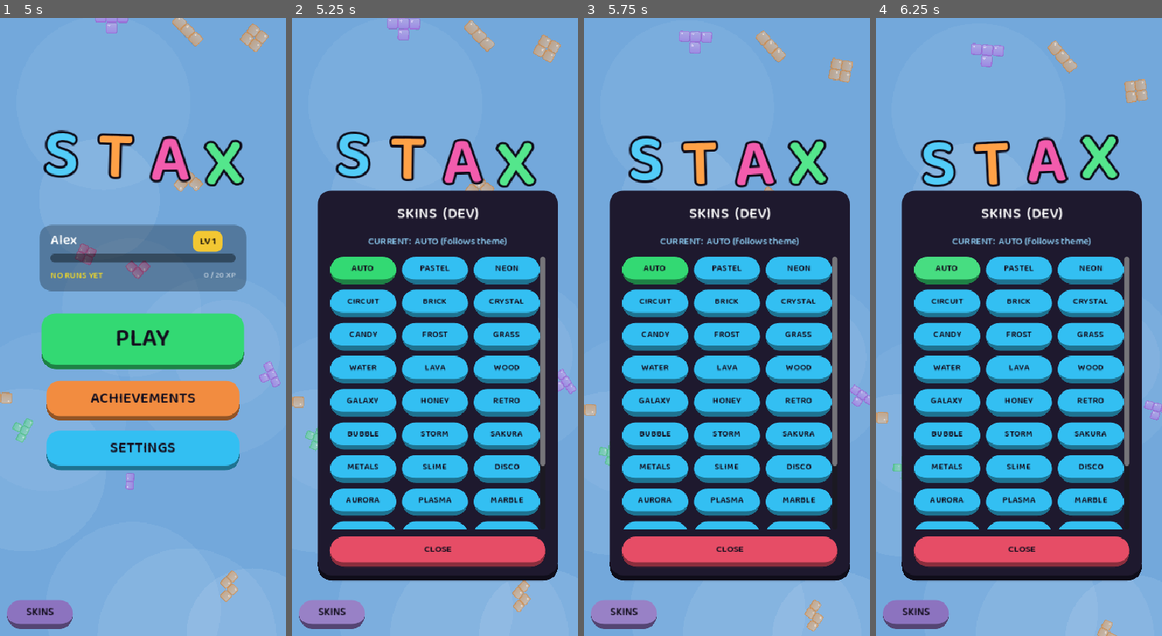
Above: before the commit, frames 1-4 (left to right).
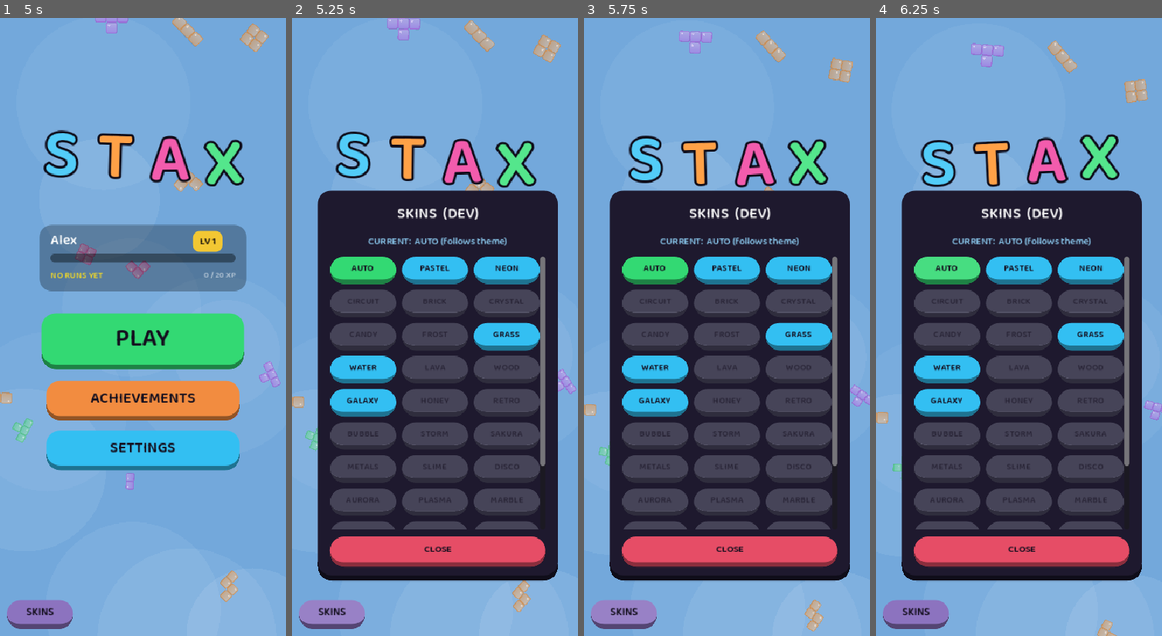
Above: after the commit, the same moments.

Repository: XSideZ/stax-game
Game: Godot game, scene res://scenes/MainMenu.tscn
The game is run twice, just before and just after one commit, with the same random seed, the same clock (stepped at 60 frames per second) and the same inputs.
Inputs (mouse positions are in pixels of both pictures, inside the frame that each line leads up to):
- Up to frame 1 (5 s): click (143, 296) at 0.52 s; type "Alex" at 0.6 s; click "LET'S GO" at 1.25 s; click "Alex" at 2 s; click "PLAY" at 2.75 s; click "PLAY" at 3.5 s; click "ACHIEVEMENTS" at 4.25 s
- Up to frame 2 (5.25 s): click "SKINS" at 5 s
- Up to frame 3 (5.75 s): no input
- Up to frame 4 (6.25 s): click "AUTO" at 5.75 s

Frame 1 is identical in both runs. In frame 2, 18% of the frame differs, in the area x 13-87%, y 43-83%; in frame 3, 18%; in frame 4, 18%.

Commit message:
Easier early clears + streak, 3 new achievements, skin unlock system
GAMEPLAY: early game (first 9 sets) now uses ONLY small pieces biased to complete
lines (board stays tiny -> constant clears/board-clears); board-clear seed chance
0.85->0.92.
ACHIEVEMENTS: On Fire streak tiers eased 3/6/10 -> 3/5/8; added Powerhouse (use
abilities), Marathon (lines in one run), Collector (unlock skins) + stat_powers_used.
check_unlocks now loops until stable so XP-driven cascades (Climber/Collector) settle
in one call (idempotent).
SKINS LOCKED behind levels + achievements: SKIN_UNLOCK map, is_skin_unlocked/
count_unlocked_skins, unlocked_skins() gated to the earned set (AUTO rotation only
cycles unlocked skins). New-skin unlocks toast on game over (and the dev picker grays
locked skins). 5 starter skins; the rest earned by level or completing an achievement.

Co-Authored-By: Claude Fable 5 <noreply@anthropic.com>

Diff:
--- a/scripts/Game.gd
+++ b/scripts/Game.gd
@@ -369,7 +369,7 @@
 # keep the board SMALL (no big builder dumps) and try to hand the player a piece
 # that can empty the board, so full board-clears happen constantly up front.
 const EARLY_CLEAR_SETS   := 9
-const EARLY_CLEAR_CHANCE := 0.85
+const EARLY_CLEAR_CHANCE := 0.92
 
 const BUILDER_SHAPES : Array = [
 	[[0,0],[1,0],[2,0],[3,0]],
@@ -383,6 +383,13 @@
 ]
 
 func _pick_shape() -> Array:
+	# EARLY GAME = a fast board-clear puzzle: ONLY small pieces, strongly biased to
+	# completing lines, so the board stays tiny and clears keep emptying it.
+	if sets_given < EARLY_CLEAR_SETS:
+		var small := _pick_combo_shape(EARLY_SHAPES)
+		if not small.is_empty():
+			return small
+		return _pick_helpful_shape()
 	var smart_p : float = clampf(0.85 * (1.0 - float(placements) / SMART_FADE_MOVES), 0.0, 0.85)
 	if randf() < smart_p:
 		var smart := _pick_combo_shape()
@@ -415,7 +422,7 @@
 # Uses precomputed row/col fill counts so the full shape×position sweep stays
 # cheap enough for set-spawn on mobile (can_place guarantees no overlap, so
 # fill + shape-cells-in-line == line length means the line completes).
-func _pick_combo_shape() -> Array:
+func _pick_combo_shape(pool: Array = SHAPES) -> Array:
 	var row_fill : Array = []
 	var col_fill : Array = []
 	for r in GRID_ROWS:
@@ -431,7 +438,7 @@
 
 	var best_lines := 0
 	var candidates : Array = []
-	for s in SHAPES:
+	for s in pool:
 		var s_best := 0
 		for r in GRID_ROWS:
 			for c in GRID_COLS:
@@ -778,6 +785,10 @@
 	elif meter >= METER_BOMB:
 		meter -= METER_BOMB
 		_power_bomb()
+	# Count the ability use → can pop the Powerhouse achievement mid-run
+	GameState.add_power_used()
+	for key in GameState.check_unlocks():
+		_show_achievement_toast(key)
 	queue_redraw()
 
 # Prefer a filled cell so the blast always feels like it hit something
@@ -916,13 +927,14 @@
 	var a : Dictionary = GameState.ach_info(id)
 	if a.is_empty():
 		return
+	var is_skin : bool = a.get("skin", false)
 	Sfx.play_best()
 	var panel := PanelContainer.new()
 	var sb := StyleBoxFlat.new()
 	sb.bg_color = Color(0.13, 0.11, 0.20, 0.96)
 	sb.set_corner_radius_all(16)
 	sb.border_width_bottom = 5
-	sb.border_color = Color(0.95, 0.75, 0.15)
+	sb.border_color = Color(0.40, 0.85, 1.0) if is_skin else Color(0.95, 0.75, 0.15)
 	sb.content_margin_left = 18; sb.content_margin_right = 18
 	sb.content_margin_top = 10;  sb.content_margin_bottom = 12
 	panel.add_theme_stylebox_override("panel", sb)
@@ -933,14 +945,14 @@
 	var vbox := VBoxContainer.new()
 	panel.add_child(vbox)
 	var header := Label.new()
-	header.text = "ACHIEVEMENT UNLOCKED"
+	header.text = "NEW SKIN UNLOCKED" if is_skin else "ACHIEVEMENT UNLOCKED"
 	header.add_theme_font_size_override("font_size", 11)
 	header.add_theme_color_override("font_color", Color(1, 1, 1, 0.50))
 	vbox.add_child(header)
 	var title := Label.new()
-	title.text = a["name"] + "   +" + str(a["xp"]) + " XP"
+	title.text = a["name"] if is_skin else a["name"] + "   +" + str(a["xp"]) + " XP"
 	title.add_theme_font_size_override("font_size", 20)
-	title.add_theme_color_override("font_color", Color(0.95, 0.78, 0.20))
+	title.add_theme_color_override("font_color", Color(0.55, 0.90, 1.0) if is_skin else Color(0.95, 0.78, 0.20))
 	vbox.add_child(title)
 	var desc := Label.new()
 	desc.text = a["desc"]
--- a/scripts/GameOver.gd
+++ b/scripts/GameOver.gd
@@ -245,12 +245,13 @@
 	var a : Dictionary = GameState.ach_info(id)
 	if a.is_empty():
 		return
+	var is_skin : bool = a.get("skin", false)
 	var panel := PanelContainer.new()
 	var sb := StyleBoxFlat.new()
 	sb.bg_color = Color(0.13, 0.11, 0.20, 0.96)
 	sb.set_corner_radius_all(16)
 	sb.border_width_bottom = 5
-	sb.border_color = Color(0.95, 0.75, 0.15)
+	sb.border_color = Color(0.40, 0.85, 1.0) if is_skin else Color(0.95, 0.75, 0.15)
 	sb.content_margin_left = 18; sb.content_margin_right = 18
 	sb.content_margin_top = 10;  sb.content_margin_bottom = 12
 	panel.add_theme_stylebox_override("panel", sb)
@@ -261,14 +262,14 @@
 	var vbox := VBoxContainer.new()
 	panel.add_child(vbox)
 	var header := Label.new()
-	header.text = "ACHIEVEMENT UNLOCKED"
+	header.text = "NEW SKIN UNLOCKED" if is_skin else "ACHIEVEMENT UNLOCKED"
 	header.add_theme_font_size_override("font_size", 11)
 	header.add_theme_color_override("font_color", Color(1, 1, 1, 0.50))
 	vbox.add_child(header)
 	var title := Label.new()
-	title.text = a["name"] + "   +" + str(a["xp"]) + " XP"
+	title.text = a["name"] if is_skin else a["name"] + "   +" + str(a["xp"]) + " XP"
 	title.add_theme_font_size_override("font_size", 20)
-	title.add_theme_color_override("font_color", Color(0.95, 0.78, 0.20))
+	title.add_theme_color_override("font_color", Color(0.55, 0.90, 1.0) if is_skin else Color(0.95, 0.78, 0.20))
 	vbox.add_child(title)
 	var desc := Label.new()
 	desc.text = a["desc"]
--- a/scripts/GameState.gd
+++ b/scripts/GameState.gd
@@ -37,12 +37,55 @@
 	cat_mode = on
 	_save()
 
-# Skins available for AUTO rotation. TODO: filter to the player's unlocked set
-# once level/achievement gating exists; for now every non-cat skin is available.
+# ── Skin unlocks (earn via levels + achievements) ─────────────────────────────
+# Rule per skin: "start" (have from the off), "L<n>" (reach level n), or
+# "<ach_group>" (complete that achievement's first tier). Index = skin/theme idx.
+const SKIN_UNLOCK : Dictionary = {
+	0:  "start",  1:  "start",  7:  "start",  8:  "start",  11: "start",
+	13: "L3",     2:  "L4",     10: "L6",     5:  "L8",     6:  "L10",
+	18: "L13",    22: "L16",    28: "L19",    27: "L22",    16: "L25",
+	23: "L28",    25: "L32",    9:  "L36",    12: "L40",
+	4:  "score",  3:  "blocks", 14: "games",  15: "streak", 17: "boards",
+	19: "multi",  20: "lines",  21: "powers", 24: "level",  26: "marathon", 29: "collector",
+}
+
+func is_skin_unlocked(idx: int) -> bool:
+	if idx >= CAT_SKIN:
+		return true
+	var rule : String = SKIN_UNLOCK.get(idx, "start")
+	if rule == "start":
+		return true
+	if rule.begins_with("L"):
+		return get_level() >= int(rule.substr(1))
+	return unlocked.get(rule + "_0", false)   # achievement first tier complete
+
+func count_unlocked_skins() -> int:
+	var n := 0
+	for i in CAT_SKIN:
+		if is_skin_unlocked(i):
+			n += 1
+	return n
+
+# Skins newly unlocked since last check — appends "skin_<idx>" toast keys to
+# pending_toasts and remembers them so each only announces once.
+func check_skin_unlocks() -> Array:
+	var fresh : Array = []
+	for i in CAT_SKIN:
+		if is_skin_unlocked(i) and not skins_seen.has(i):
+			skins_seen.append(i)
+			fresh.append("skin_%d" % i)
+	if not fresh.is_empty():
+		_save()
+	return fresh
+
+# Skins available for the AUTO rotation = the player's unlocked set
 func unlocked_skins() -> Array:
 	var pool : Array = []
 	for i in CAT_SKIN:   # 0 .. CAT_SKIN-1, never the secret cat
-		pool.append(i)
+		if is_skin_unlocked(i):
+			pool.append(i)
+	if pool.is_empty():
+		pool.append(0)
 	return pool
 
 # Next AUTO skin via a shuffle bag: returns each unlocked skin once before any
@@ -78,9 +121,15 @@
 var stat_board_clears : int = 0     # lifetime full-board clears
 var stat_best_multi   : int = 0     # most lines cleared in ONE move
 var stat_revives      : int = 0     # lifetime ad-revives used
+var stat_powers_used  : int = 0     # lifetime power abilities fired
+var skins_seen        : Array = []  # skin indices already announced (for unlock toasts)
 
 func add_revive() -> void:
 	stat_revives += 1
+	_save()
+
+func add_power_used() -> void:
+	stat_powers_used += 1
 	_save()
 
 # ── Achievements (tiered, Clash-style) ────────────────────────────────────────
@@ -91,11 +140,14 @@
 	{"id": "games",  "name": "Dedicated",      "desc": "Play %s games",                  "tiers": [[1, 50], [5, 100], [10, 200]]},
 	{"id": "score",  "name": "High Scorer",    "desc": "Score %s in one run",            "tiers": [[100, 50], [1000, 150], [10000, 400]]},
 	{"id": "lines",  "name": "Line Clearer",   "desc": "Clear %s lines in total",        "tiers": [[50, 50], [500, 150], [2500, 350]]},
-	{"id": "streak", "name": "On Fire",        "desc": "Reach a streak of %s clears",    "tiers": [[3, 50], [6, 150], [10, 300]]},
+	{"id": "streak", "name": "On Fire",        "desc": "Reach a streak of %s clears",    "tiers": [[3, 50], [5, 150], [8, 300]]},
 	{"id": "multi",  "name": "Combo King",     "desc": "Clear %s lines in one move",     "tiers": [[2, 50], [3, 150], [4, 400]]},
 	{"id": "blocks", "name": "Master Builder", "desc": "Place %s blocks in total",       "tiers": [[100, 50], [1000, 150], [5000, 300]]},
 	{"id": "boards", "name": "Clean Sweep",    "desc": "Empty the whole board %s times", "tiers": [[1, 75], [5, 200], [25, 500]]},
 	{"id": "level",  "name": "Climber",        "desc": "Reach level %s",                 "tiers": [[5, 100], [15, 250], [30, 600]]},
+	{"id": "powers", "name": "Powerhouse",     "desc": "Use %s abilities",               "tiers": [[10, 100], [50, 250], [150, 500]]},
+	{"id": "marathon","name": "Marathon",      "desc": "Clear %s lines in one run",      "tiers": [[30, 100], [75, 300], [150, 600]]},
+	{"id": "collector","name": "Collector",    "desc": "Unlock %s skins",                "tiers": [[6, 100], [14, 250], [24, 600]]},
 	{"id": "revive", "name": "Second Wind",    "desc": "Continue a run with a revive",   "tiers": [[1, 100]]},
 ]
 const TIER_NUMERALS : Array = ["I", "II", "III"]
@@ -116,6 +168,9 @@
 		"blocks": return stat_blocks
 		"boards": return stat_board_clears
 		"level":  return get_level()
+		"powers": return stat_powers_used
+		"marathon": return stat_run_lines
+		"collector": return count_unlocked_skins()
 		"revive": return stat_revives
 	return 0
 
@@ -125,8 +180,12 @@
 			return g
 	return {}
 
-# Display info for an unlock key like "score_1"
+# Display info for an unlock key like "score_1", or a skin unlock "skin_<idx>"
 func ach_info(key: String) -> Dictionary:
+	if key.begins_with("skin_"):
+		var si := int(key.substr(5))
+		var nm : String = THEMES[si]["name"] if si < THEMES.size() else "NEW SKIN"
+		return {"name": nm, "desc": "New skin unlocked", "xp": 0, "skin": true}
 	var sep := key.rfind("_")
 	var g := ach_group(key.substr(0, sep))
 	if g.is_empty():
@@ -142,22 +201,29 @@
 	return {"name": nm, "desc": d, "xp": tier[1]}
 
 # Walk every tier of every group, unlock anything earned, grant the XP.
-# Returns the freshly unlocked keys (for toasts).
+# Loops until stable: an XP grant can raise the level (Climber) or unlock a skin
+# (Collector), which can unlock more — so one call settles the whole cascade and
+# the next call returns nothing. Returns the freshly unlocked keys (for toasts).
 func check_unlocks() -> Array:
-	var fresh : Array = []
-	for g in ACH_GROUPS:
-		var v := ach_value(g["id"])
-		for ti in g["tiers"].size():
-			var key := "%s_%d" % [g["id"], ti]
-			if unlocked.get(key, false):
-				continue
-			if v >= g["tiers"][ti][0]:
-				unlocked[key] = true
-				player_xp += g["tiers"][ti][1]
-				fresh.append(key)
-	if not fresh.is_empty():
+	var all_fresh : Array = []
+	while true:
+		var fresh : Array = []
+		for g in ACH_GROUPS:
+			var v := ach_value(g["id"])
+			for ti in g["tiers"].size():
+				var key := "%s_%d" % [g["id"], ti]
+				if unlocked.get(key, false):
+					continue
+				if v >= g["tiers"][ti][0]:
+					unlocked[key] = true
+					player_xp += g["tiers"][ti][1]
+					fresh.append(key)
+		if fresh.is_empty():
+			break
+		all_fresh.append_array(fresh)
+	if not all_fresh.is_empty():
 		_save()
-	return fresh
+	return all_fresh
 
 static func xp_cost(level: int) -> int:
 	return 20 + int(0.28 * float(level * level))
@@ -205,6 +271,7 @@
 	last_xp_gain = moves + final_score / 20
 	player_xp += last_xp_gain
 	pending_toasts = check_unlocks()
+	pending_toasts.append_array(check_skin_unlocks())
 	_save()
 
 # Theme progression persists across runs — backgrounds keep rotating
@@ -278,6 +345,7 @@
 func _ready() -> void:
 	_load()
 	check_unlocks()   # silent retroactive reconcile at boot
+	check_skin_unlocks()   # mark already-earned skins as seen (no toast flood)
 
 func submit_score(s: int) -> void:
 	last_score = s
@@ -412,6 +480,8 @@
 	f.store_var(stat_revives)
 	f.store_var(cat_mode)
 	f.store_var(theme_bag)
+	f.store_var(stat_powers_used)
+	f.store_var(skins_seen)
 	f.close()
 
 func _load() -> void:
@@ -459,4 +529,8 @@
 		cat_mode = f.get_var()
 	if f.get_position() < f.get_length():
 		theme_bag = f.get_var()
+	if f.get_position() < f.get_length():
+		stat_powers_used = f.get_var()
+	if f.get_position() < f.get_length():
+		skins_seen = f.get_var()
 	f.close()
--- a/scripts/MainMenu.gd
+++ b/scripts/MainMenu.gd
@@ -1100,9 +1100,12 @@
 	grid_c.add_child(auto_btn)
 
 	for i in SKIN_NAMES.size():
-		var b := _make_chunky_button(SKIN_NAMES[i], Color(0.20, 0.75, 0.95), 13)
+		var col := Color(0.20, 0.75, 0.95) if GameState.is_skin_unlocked(i) else Color(0.40, 0.40, 0.48)
+		var b := _make_chunky_button(SKIN_NAMES[i], col, 13)
 		b.custom_minimum_size = Vector2(96, 40)
 		b.mouse_filter = Control.MOUSE_FILTER_PASS   # drag scrolls, tap selects
+		if not GameState.is_skin_unlocked(i):
+			b.modulate = Color(1, 1, 1, 0.55)   # locked (dev can still pick it)
 		var idx := i
 		b.pressed.connect(func():
 			GameState.dev_skin_override = idx
